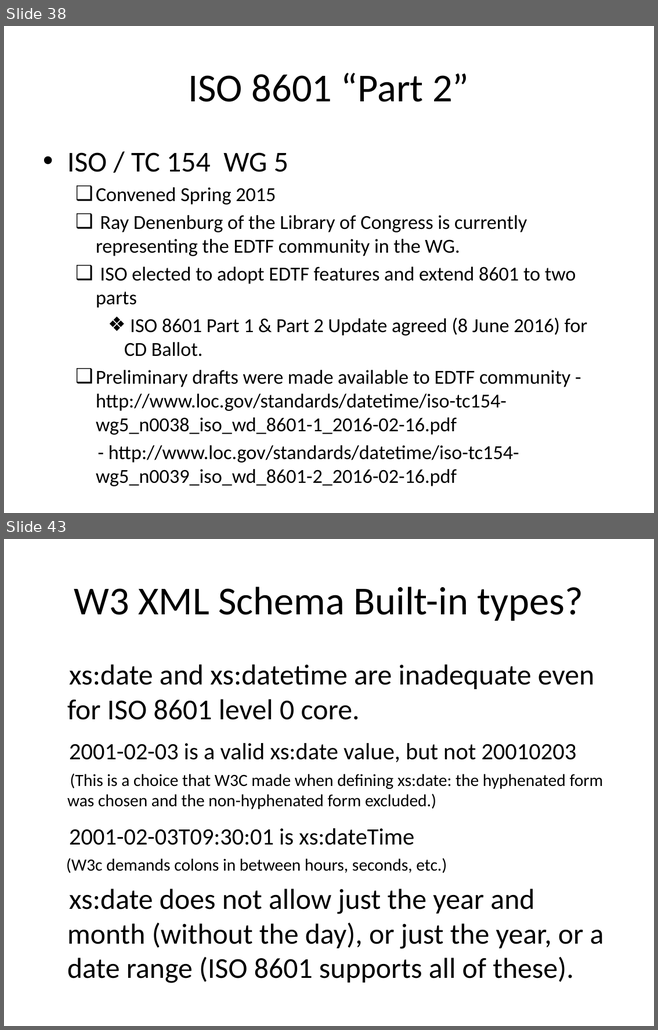
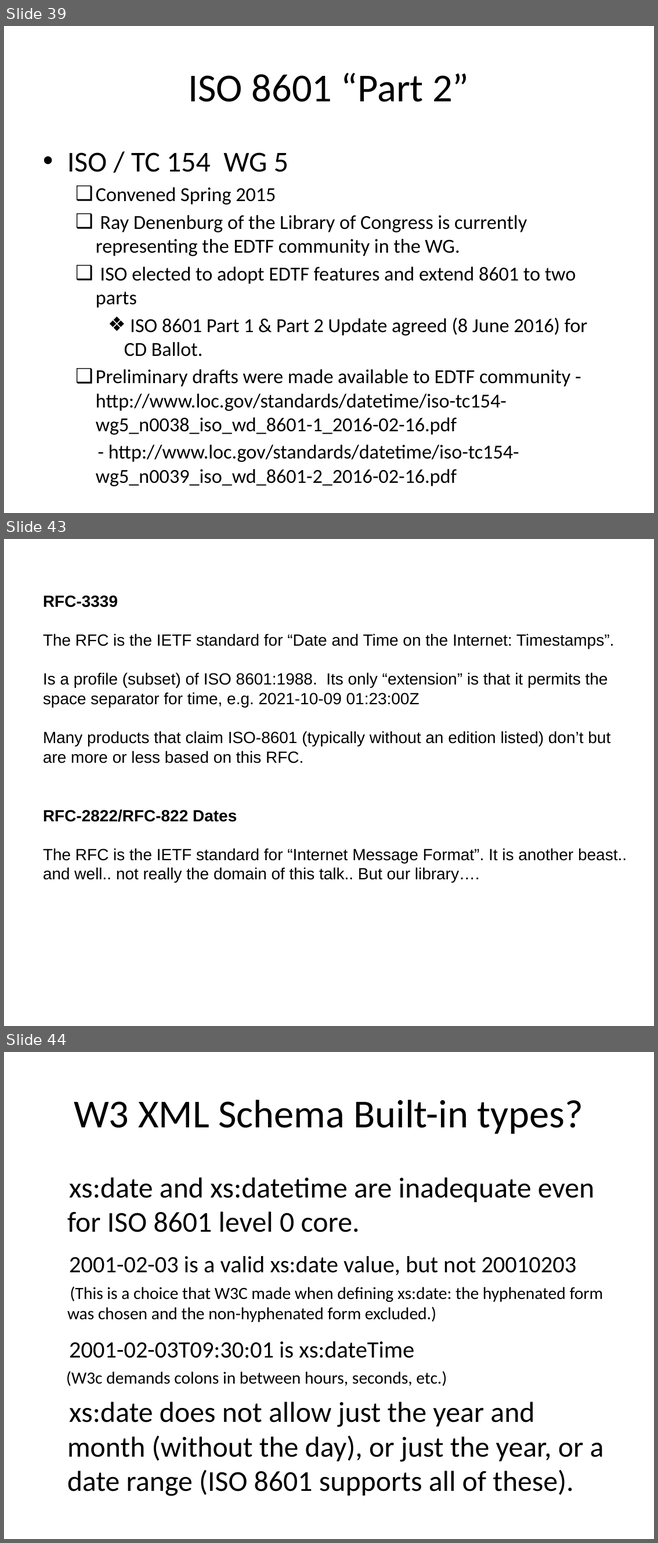
Before and after one commit to re-Isearch/date, a slide deck: Slides/ISO8601-Presentation.pptx. Shown one above the other, each under a label of ours: slides 38 and 43 before the commit, slides 39, 43 and 44 after it; the slides between them are not shown. The pictures are 658x1030 and 658x1543 pixels, drawn with LibreOffice and Linux fonts; fonts in the diff are those of the drawing. Boxes give left, top, right and bottom in pixels: in the first picture for what was removed or moved away, otherwise in the second. Text is boxed around its words. In the diff, an @@ line names an element or a change of style, - is before the commit and + after.

```diff
--- a/Slides/ISO8601-Presentation.pptx
+++ b/Slides/ISO8601-Presentation.pptx
@@ slide 43 added at <box>4,539,654,1026</box>, background #FFFFFF @@
@@ text added at <box>43,595,626,883</box>, 18 pt, text #000000 @@
+RFC-3339
+The RFC is the IETF standard for “Date and Time on the Internet: Timestamps”.
+Is a profile (subset) of ISO 8601:1988. Its only “extension” is that it permits the space separator for time, e.g. 2021-10-09 01:23:00Z
+Many products that claim ISO-8601 (typically without an edition listed) don’t but are more or less based on this RFC.
+RFC-2822/RFC-822 Dates
+The RFC is the IETF standard for “Internet Message Format”. It is another beast.. and well.. not really the domain of this talk.. But our library….
@@ what was slide 38 is now slide 39 @@
@@ what was slide 43 is now slide 44 @@
```
Also in this commit, not shown: 6 slides changed, 2 other slides added, 1 other file.
